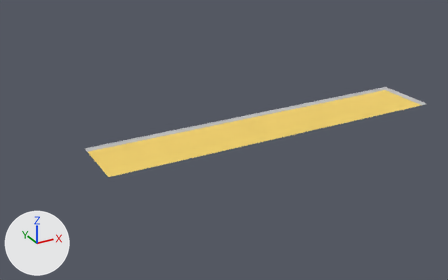
Before and after pictures for a commit that changed the glTF model assets/models/districts/real/paseo.glb.
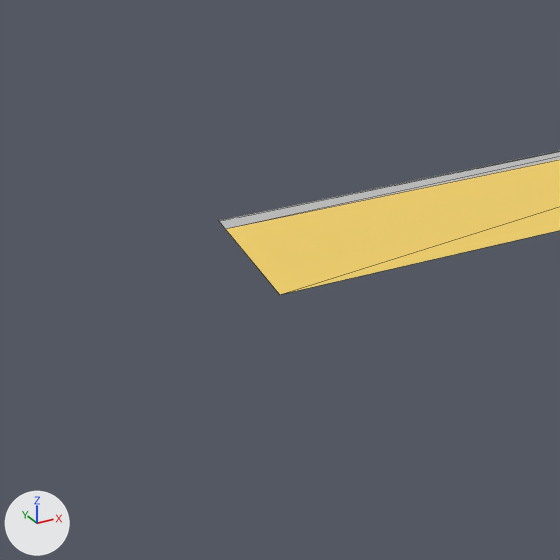
Old and new are each drawn whole from a 50 mm camera at (-120.5, -125.4, 57.4) aimed at (-55.1, -6.3, -2.2) and again close up on the part from 0% to 48% of the width and 23% to 100% of the height. The lights are fixed; the arrows at lower left show +X, +Y and +Z. The first two pictures are the older version. The close-ups show mesh edges as thin lines. Objects named as collision shapes, trigger or cutter boxes, shadow casters or lower levels of detail are left out. Vertices at exactly the same position are counted once.

Before the edit, the objects in view are built like this:
```python
me_plane_001 = bpy.data.meshes.new('Plane.001')
me_plane_001.from_pydata(...)  # 14 vertices, 16 faces; spans x -87.0..1.0, y -16.0..0.0, z 0.0..0.1
# faces by material slot: [2, 14]
me_plane_001.materials.append(mat_sand)  # yellow #f2d16b
me_plane_001.materials.append(mat_sidewalk)  # light grey #bfbfbf
# before: 0 (-87.0, -16.0, 0.1) at pixel (279, 294), 2 (-87.0, -2.0, 0.1) at pixel (225, 228), 8 (-87.0, 0.0, 0.1) at pixel (218, 220), 9 (-87.0, 0.0, 0.0) at pixel (218, 221)
ob_plane = bpy.data.objects.new('Plane', me_plane_001)
ob_plane.location = (0.0, 0.0, 0.0)
```
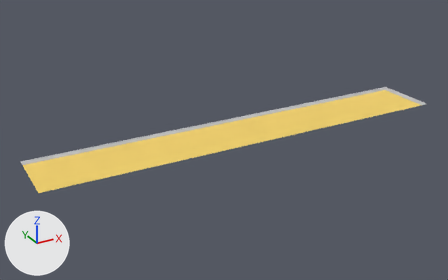
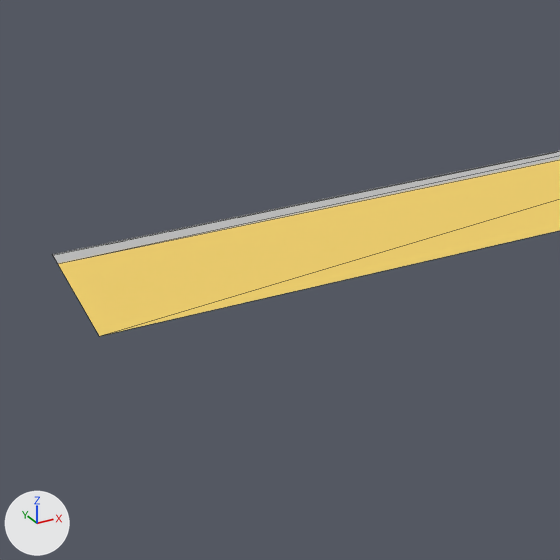
Location of each change, [x1, y1, x2, y2] in pixels of the close-ups (560 x 560 px):
'Plane', reshaped: before [218, 151, 560, 295]; after [52, 151, 560, 336]

The change, as a diff of the scene's bpy script:
```diff
--- a/assets/models/districts/real/paseo.glb.py
+++ b/assets/models/districts/real/paseo.glb.py
@@ me_plane_001 @@
 # used by ob_plane; location = (0.0, 0.0, 0.0)
-me_plane_001.from_pydata(...)  # 14 vertices, 16 faces; spans x -87.0..1.0, y -16.0..0.0, z 0.0..0.1
+me_plane_001.from_pydata(...)  # 14 vertices, 16 faces; spans x -101.0..1.0, y -16.0..0.0, z 0.0..0.1
+# me_plane_001 part 1
+for i in [0, 2, 8, 9]: me_plane_001.vertices[i].co += Vector((-14.0, 0.0, 0.0))
 me_plane_001.materials.append(mat_sand)
```
